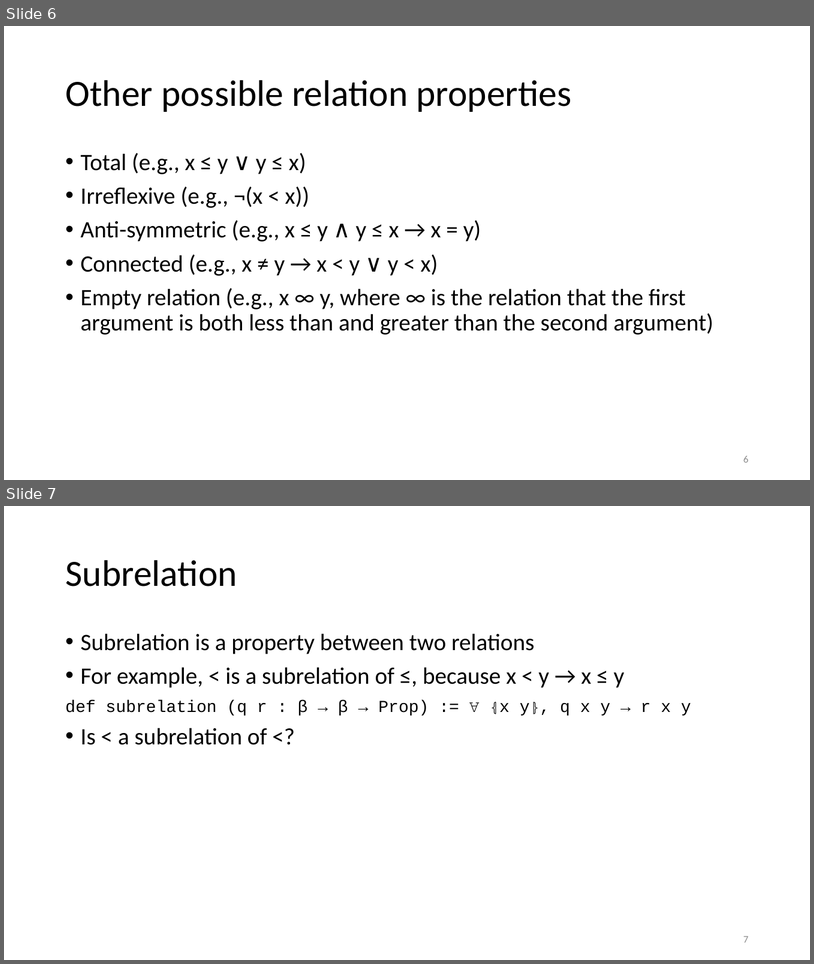
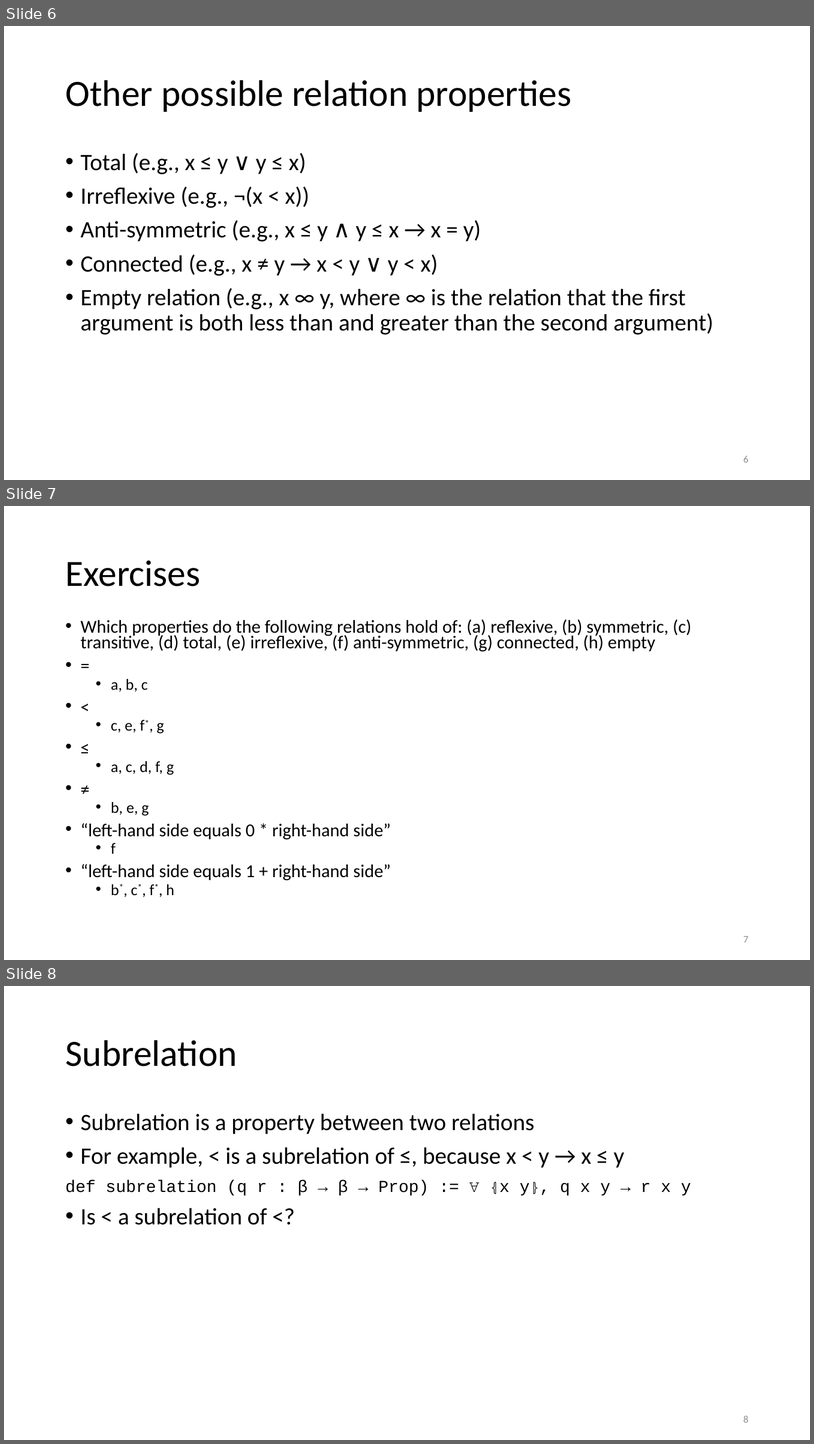
Before and after one commit to tcmch/cs-dm-lean, a slide deck: src/13_Relations/Relations.pptx. Shown one above the other, each under a label of ours: slides 6 and 7 before the commit, slides 6, 7 and 8 after it. The pictures are 814x964 and 814x1444 pixels, drawn with LibreOffice and Linux fonts; fonts in the diff are those of the drawing. Boxes give left, top, right and bottom in pixels: in the first picture for what was removed or moved away, otherwise in the second. Text is boxed around its words. In the diff, an @@ line names an element or a change of style, - is before the commit and + after.

```diff
--- a/src/13_Relations/Relations.pptx
+++ b/src/13_Relations/Relations.pptx
@@ slide 7 added at <box>4,506,810,960</box>, background #FFFFFF @@
@@ title added at <box>65,560,200,586</box>, 44 pt, text #000000 @@
+Exercises
@@ text added at <box>81,619,692,895</box>, 21.7 pt, text #000000 @@
+• Which properties do the following relations hold of: (a) reflexive, (b) symmetric, (c) transitive, (d) total, (e) irreflexive, (f) anti-symmetric, (g) connected, (h) empty
+• =
+  • a, b, c
+• <
+  • c, e, f*, g
+• ≤
+  • a, c, d, f, g
+• ≠
+  • b, e, g
+• “left-hand side equals 0 * right-hand side”
+  • f
+• “left-hand side equals 1 + right-hand side”
+  • b*, c*, f*, h
@@ page number added at <box>744,936,749,942</box>, 12 pt, text #8C8C8C @@
+7
@@ what was slide 7 is now slide 8 @@
@@ page number at <box>744,1415,749,1422</box>: text changed @@
-7
+8
```
Also in this commit, not shown: 2 other slides added, 2 other files.
